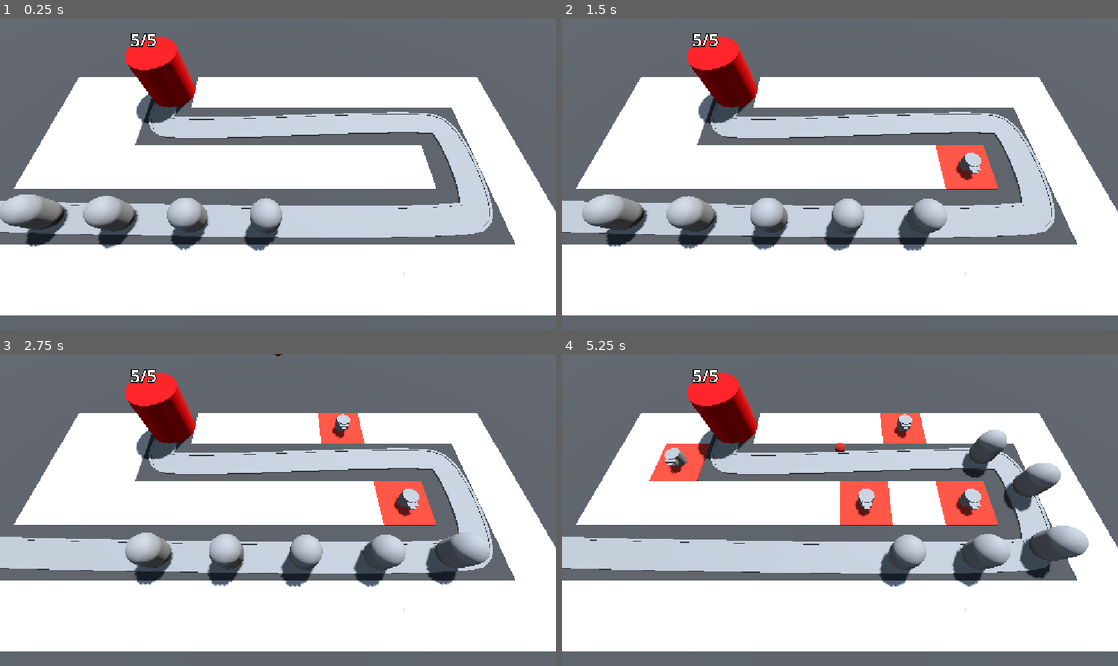
Above: before the commit, frames 1-4 (two rows, left to right).
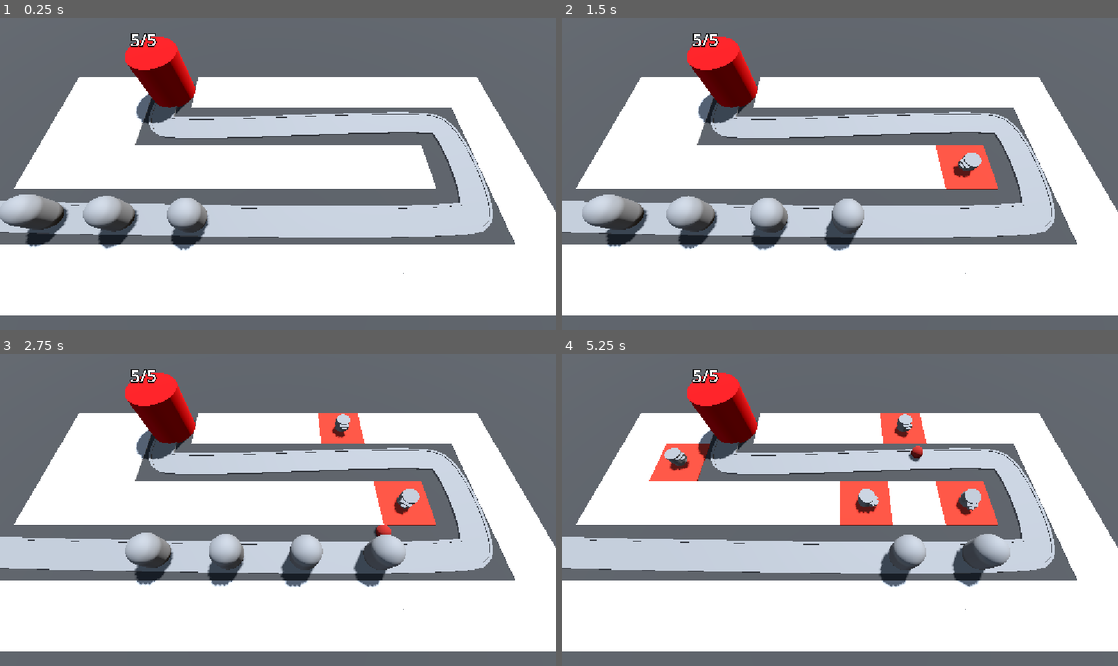
Above: after the commit, the same moments.

Repository: sylvainlap/gamedev.tv-barbarian-blaster
Game: Godot game, scene res://base_level.tscn
Same seed, same stepped clock (60 frames per second), same inputs: the game is played once before the commit and once after it.
Inputs (mouse positions are in pixels of both pictures, inside the frame that each line leads up to):
- Up to frame 1 (0.25 s): no input
- Up to frame 2 (1.5 s): move the mouse to (962, 158) at 0.52 s; click (962, 158) at 0.6 s; move the mouse to (728, 189) at 1.27 s; click (728, 189) at 1.35 s
- Up to frame 3 (2.75 s): move the mouse to (333, 441) at 2.02 s; click (333, 441) at 2.1 s
- Up to frame 4 (5.25 s): move the mouse to (812, 572) at 2.77 s; click (812, 572) at 2.85 s; move the mouse to (1006, 556) at 3.52 s; click (1006, 556) at 3.6 s; move the mouse to (673, 463) at 4.27 s; click (673, 463) at 4.35 s; move the mouse to (867, 510) at 5.02 s; click (867, 510) at 5.1 s

The runs differ from the first frame. In frame 1, 0.7% of the frame differs, in the area x 43-51%, y 57-75%; in frame 2, 1.0%; in frame 3, 1.3%; in frame 4, 3.4%, in the area x 18-95%, y 19-72%.

Commit message:
feat(game): course 3.19 done

Diff:
--- a/base/base.gd
+++ b/base/base.gd
@@ -2,7 +2,7 @@
 
 @export var max_health: int = 5
 
-var current_health: int = 5:
+var current_health: int:
 	set(h):
 		current_health = h
 		label_3d.text = str(current_health) + "/" + str(max_health)
--- a/base_level.tscn
+++ b/base_level.tscn
@@ -103,11 +103,11 @@
 path_joined = false
 
 [node name="Enemy" parent="Path3D" unique_id=163458957 instance=ExtResource("2_5vx1e")]
-transform = Transform3D(-0.02855878, 0, -0.9995565, 0, 0.9999962, 0, 0.9995571, 0, -0.02855876, -22, 0, 6)
+transform = Transform3D(-0.028558772, 0, -0.99955624, 0, 0.9999962, 0, 0.99955684, 0, -0.028558755, -22, 0, 6)
 speed = 5.0
 
 [node name="Enemy2" parent="Path3D" unique_id=1410204475 instance=ExtResource("2_5vx1e")]
-transform = Transform3D(-0.024007075, 0, -0.99967605, 0, 0.9999962, 0, 0.99967664, 0, -0.024007061, -17.001804, 0, 6.1290264)
+transform = Transform3D(-0.024007069, 0, -0.9996758, 0, 0.9999962, 0, 0.9996764, 0, -0.024007056, -17.001804, 0, 6.1290264)
 progress = 5.0
 speed = 5.0
 
@@ -121,14 +121,10 @@
 progress = 15.0
 speed = 5.0
 
-[node name="Enemy5" parent="Path3D" unique_id=1127113473 instance=ExtResource("2_5vx1e")]
-transform = Transform3D(-0.011294975, 0, -0.9999015, 0, 0.9999962, 0, 0.99990207, 0, -0.011294968, -2.004308, 0, 6.4051886)
-progress = 20.0
-speed = 5.0
-
 [node name="Base" parent="." unique_id=1809853878 instance=ExtResource("3_eesb3")]
 transform = Transform3D(1, 0, 0, 0, 1, 0, 0, 0, 1, -10, 0, -6)
 
-[node name="TurretManager" type="Node" parent="." unique_id=1773048067]
+[node name="TurretManager" type="Node" parent="." unique_id=1773048067 node_paths=PackedStringArray("ennemy_path")]
 script = ExtResource("6_u2wky")
 turret_scene = ExtResource("2_ftfrf")
+ennemy_path = NodePath("../Path3D")
--- a/enemy/ennemy.gd
+++ b/enemy/ennemy.gd
@@ -1,8 +1,22 @@
 extends PathFollow3D
 
 @export var speed: float = 2.5
+@export var max_health: int = 2
+
+var current_health: int:
+	set(h):
+		current_health = h
+		if current_health < 1:
+			queue_free()
+	get:
+		return current_health
 
 @onready var base = get_tree().get_first_node_in_group("Base")
+
+
+func _ready() -> void:
+	current_health = max_health
+
 
 func _process(delta: float) -> void:
 	progress += delta * speed
@@ -10,3 +24,7 @@
 	if progress_ratio == 1.0:
 		base.take_damage()
 		set_process(false)
+
+
+func take_damage() -> void:
+	current_health -= 1
--- a/enemy/ennemy.tscn
+++ b/enemy/ennemy.tscn
@@ -3,6 +3,10 @@
 [ext_resource type="Script" uid="uid://qbg3pt7e6hdr" path="res://enemy/ennemy.gd" id="1_gffdm"]
 
 [sub_resource type="CapsuleMesh" id="CapsuleMesh_jfg3o"]
+radius = 1.0
+height = 3.0
+
+[sub_resource type="CapsuleShape3D" id="CapsuleShape3D_jfg3o"]
 radius = 1.0
 height = 3.0
 
@@ -14,3 +18,9 @@
 [node name="MeshInstance3D" type="MeshInstance3D" parent="." unique_id=1009975491]
 transform = Transform3D(1, 0, 0, 0, 1, 0, 0, 0, 1, 0, 1.5, 0)
 mesh = SubResource("CapsuleMesh_jfg3o")
+
+[node name="Area3D" type="Area3D" parent="." unique_id=108081253 groups=["Enemy"]]
+
+[node name="CollisionShape3D" type="CollisionShape3D" parent="Area3D" unique_id=747266078]
+transform = Transform3D(1, 0, 0, 0, 1, 0, 0, 0, 1, 0, 1.5, 0)
+shape = SubResource("CapsuleShape3D_jfg3o")
--- a/project.godot
+++ b/project.godot
@@ -23,6 +23,7 @@
 [global_group]
 
 Base=""
+Enemy=""
 
 [input]
 
--- a/turret/projectile.gd
+++ b/turret/projectile.gd
@@ -7,3 +7,13 @@
 
 func _physics_process(delta: float) -> void:
 	position += direction * speed * delta
+
+
+func _on_timer_timeout() -> void:
+	queue_free()
+
+
+func _on_area_entered(area: Area3D) -> void:
+	if area.is_in_group("Enemy"):
+		area.get_parent().take_damage()
+		queue_free()
--- a/turret/projectile.tscn
+++ b/turret/projectile.tscn
@@ -19,3 +19,11 @@
 
 [node name="CollisionShape3D" type="CollisionShape3D" parent="." unique_id=1409233734]
 shape = SubResource("SphereShape3D_jfg3o")
+
+[node name="Timer" type="Timer" parent="." unique_id=1117894219]
+wait_time = 2.0
+one_shot = true
+autostart = true
+
+[connection signal="area_entered" from="." to="." method="_on_area_entered"]
+[connection signal="timeout" from="Timer" to="." method="_on_timer_timeout"]
--- a/turret/turret.gd
+++ b/turret/turret.gd
@@ -2,11 +2,23 @@
 
 @export var projectile_scene: PackedScene
 
+var ennemy_path: Path3D
 
-func _ready() -> void:
-	_shot()
+@onready var turret_top: MeshInstance3D = $TurretBase/TurretTop
+
+
+func _physics_process(_delta: float) -> void:
+	var ennemies = ennemy_path.get_children()
+	var ennemy = ennemies.back()
+	turret_top.look_at(ennemy.global_position, Vector3.UP, true)
 
 
 func _shot() -> void:
 	var projectile = projectile_scene.instantiate()
 	add_child(projectile)
+	projectile.global_position = turret_top.global_position
+	projectile.direction = turret_top.global_basis.z
+
+
+func _on_timer_timeout() -> void:
+	_shot()
--- a/turret/turret.tscn
+++ b/turret/turret.tscn
@@ -36,3 +36,8 @@
 [node name="Barrel" type="MeshInstance3D" parent="TurretBase/TurretTop/Visor" unique_id=1480705641]
 transform = Transform3D(1, 0, 0, 0, 1, 0, 0, 0, 1, 0, 0, 0.2)
 mesh = SubResource("BoxMesh_xgomg")
+
+[node name="Timer" type="Timer" parent="." unique_id=767432092]
+autostart = true
+
+[connection signal="timeout" from="Timer" to="." method="_on_timer_timeout"]
--- a/turret_manager.gd
+++ b/turret_manager.gd
@@ -1,9 +1,11 @@
 extends Node
 
 @export var turret_scene: PackedScene
+@export var ennemy_path: Path3D
 
 
 func build_turret(position: Vector3) -> void:
 	var turret = turret_scene.instantiate()
 	add_child(turret)
 	turret.global_position = position
+	turret.ennemy_path = ennemy_path
